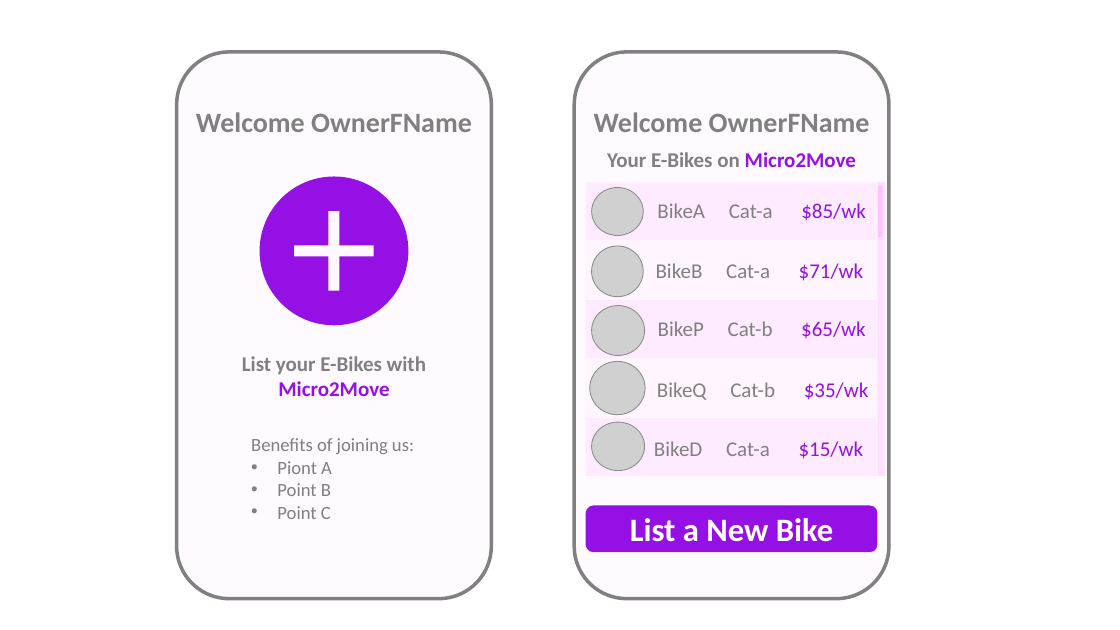
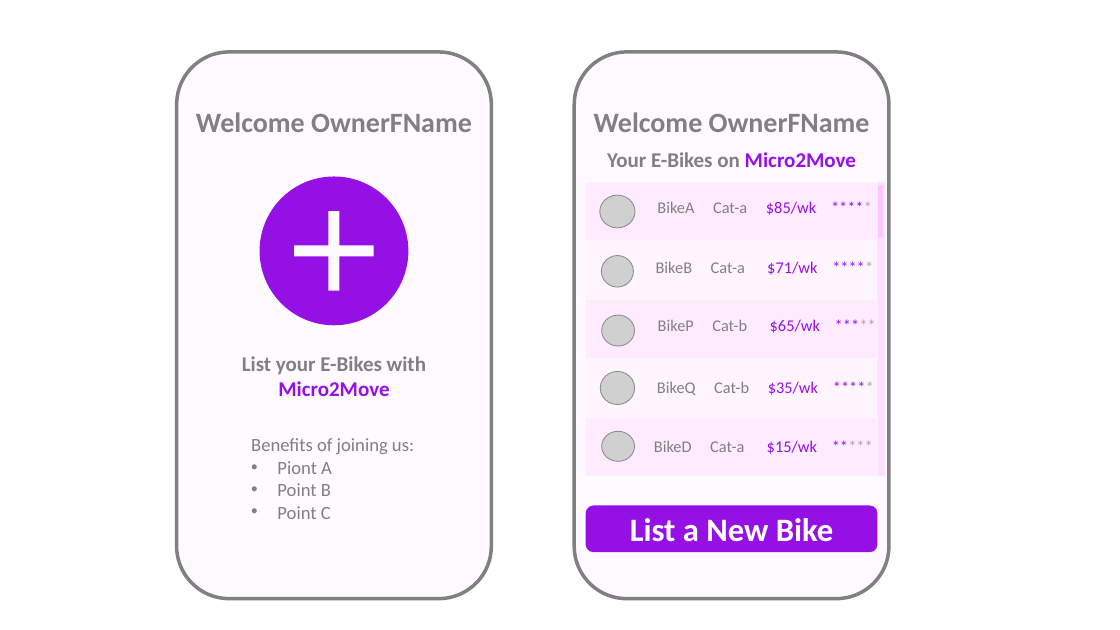
Before and after one commit to anodiamadmin/Micro2Move, a slide deck: slide 1 of RefDocs/RoughWireframeScreens.pptx. Drawn at 1120x630 pixels with LibreOffice and Linux fonts; fonts in the diff are those of the drawing; grey boxes stand for pictures. Boxes give left, top, right and bottom in pixels: in the first picture for what was removed or moved away, otherwise in the second. Text is boxed around its words. In the diff, an @@ line names an element or a change of style, - is before the commit and + after.

```diff
--- a/RefDocs/RoughWireframeScreens.pptx
+++ b/RefDocs/RoughWireframeScreens.pptx
@@ picture: place and size @@
-picture at bbox=[592, 187, 643, 235]
+picture at bbox=[600, 195, 635, 228]
@@ text at bbox=[657, 201, 816, 215]: text changed; size 18 to 14 pt @@
-BikeA Cat-a $85/wk
+BikeA Cat-a $85/wk *****
@@ picture: place and size @@
-picture at bbox=[592, 246, 643, 297]
+picture at bbox=[602, 255, 634, 287]
@@ text at bbox=[656, 261, 817, 275]: text changed; size 18 to 14 pt @@
-BikeB Cat-a $71/wk
+BikeB Cat-a $71/wk *****
@@ picture: place and size @@
-picture at bbox=[592, 306, 644, 355]
+picture at bbox=[602, 315, 634, 346]
@@ text at bbox=[658, 319, 820, 333]: text changed; size 18 to 14 pt @@
-BikeP Cat-b $65/wk
+BikeP Cat-b $65/wk *****
@@ picture: place and size @@
-picture at bbox=[590, 361, 645, 415]
+picture at bbox=[601, 371, 635, 404]
@@ text at bbox=[657, 381, 818, 395]: text changed; size 18 to 14 pt @@
-BikeQ Cat-b $35/wk
+BikeQ Cat-b $35/wk *****
@@ picture: place and size @@
-picture at bbox=[592, 423, 644, 471]
+picture at bbox=[602, 431, 634, 461]
@@ text at bbox=[654, 440, 817, 454]: text changed; size 18 to 14 pt @@
-BikeD Cat-a $15/wk
+BikeD Cat-a $15/wk *****
```
Also in this commit, not shown: 2 other slides changed, 1 slide added, 1 slide removed, 10 other files.
